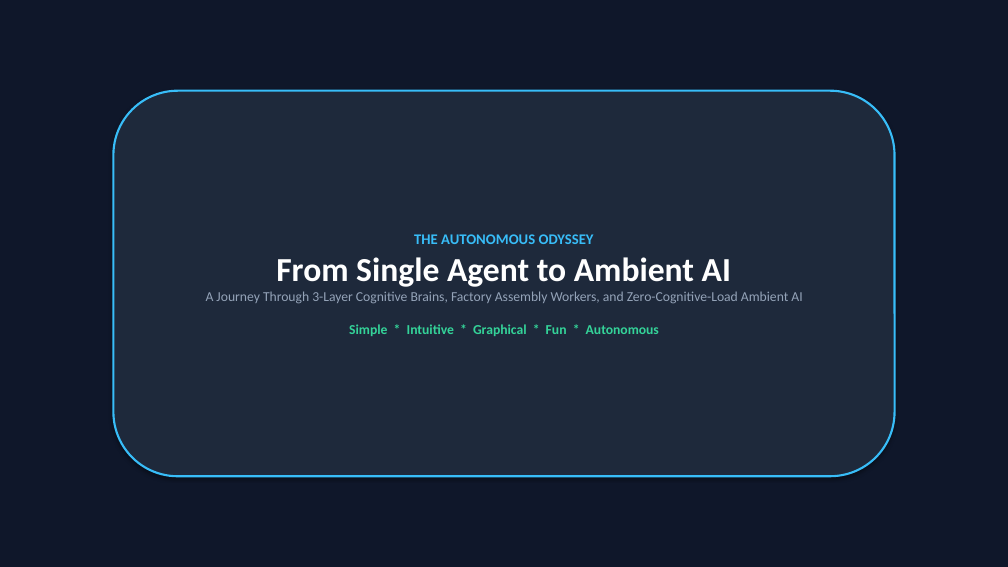
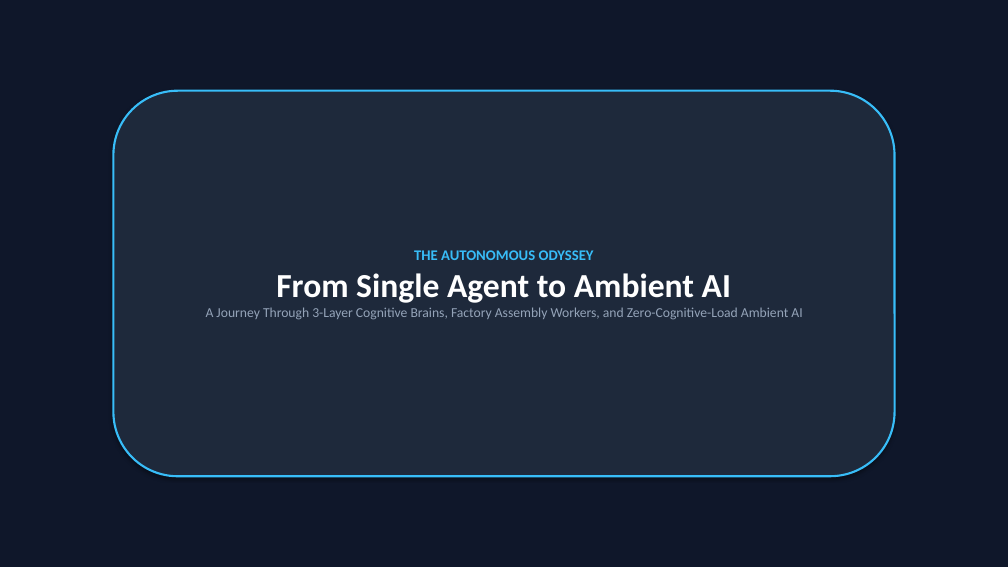
Before and after one commit to cosmosanalytics/uat-copilot-local, a slide deck: slide 1 of AI_Journey_Single_Agent_to_Ambient_Enterprise.pptx. Drawn at 1008x567 pixels with LibreOffice and Linux fonts; fonts in the diff are those of the drawing. Boxes give left, top, right and bottom in pixels: in the first picture for what was removed or moved away, otherwise in the second. Text is boxed around its words. In the diff, an @@ line names an element or a change of style, - is before the commit and + after.

Commit message:
style: remove 'simple, intuitive, graphical, fun, autonomous' tagline from cover subtitle

```diff
--- a/AI_Journey_Single_Agent_to_Ambient_Enterprise.pptx
+++ b/AI_Journey_Single_Agent_to_Ambient_Enterprise.pptx
@@ text in rounded rectangle at [349,324,659,336]: paragraph removed @@
-Simple * Intuitive * Graphical * Fun * Autonomous
```
Also in this commit, not shown: 4 other slides changed, 1 other file.
